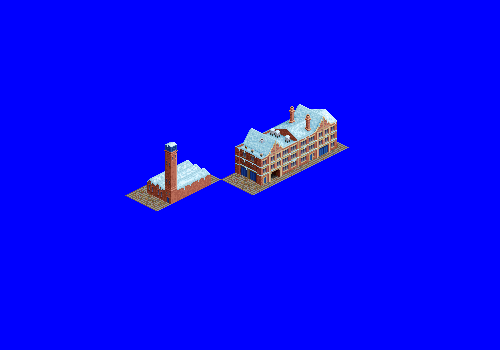
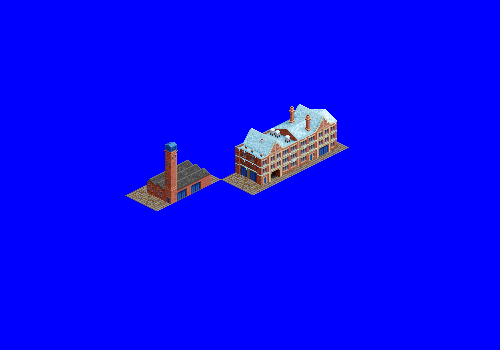
Before/after of a 500×350 layered artwork. What changed in the layer stack:
hid "snow" (2nd of 2, in "warehouse / tower") over box(147, 142, 210, 190)
removed layer "tank" from group "warehouse / tower" over box(165, 142, 177, 152)
painted on "tower" over box(165, 142, 177, 191)
painted on "warehouse" over box(147, 145, 211, 201)
